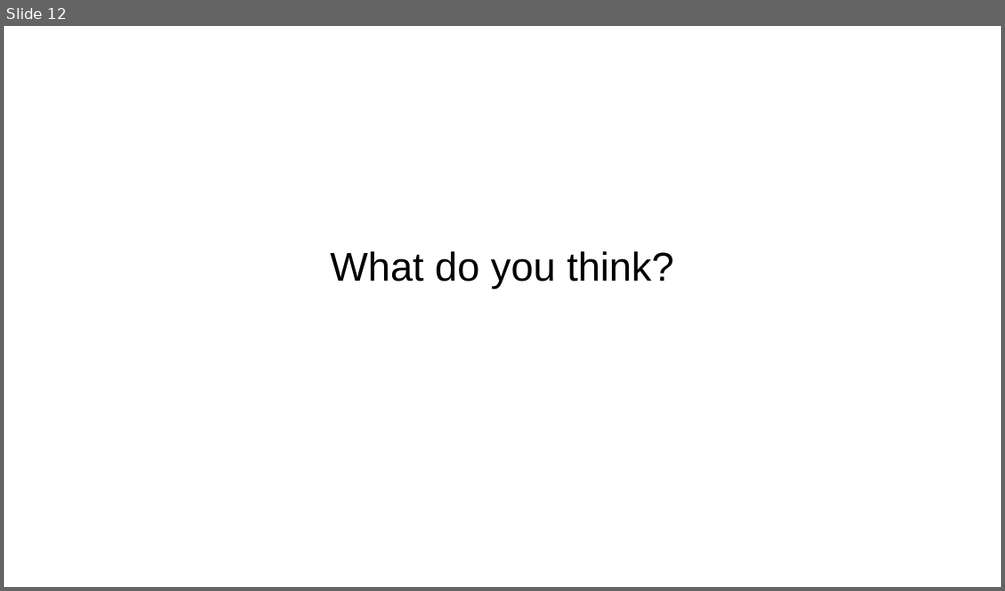
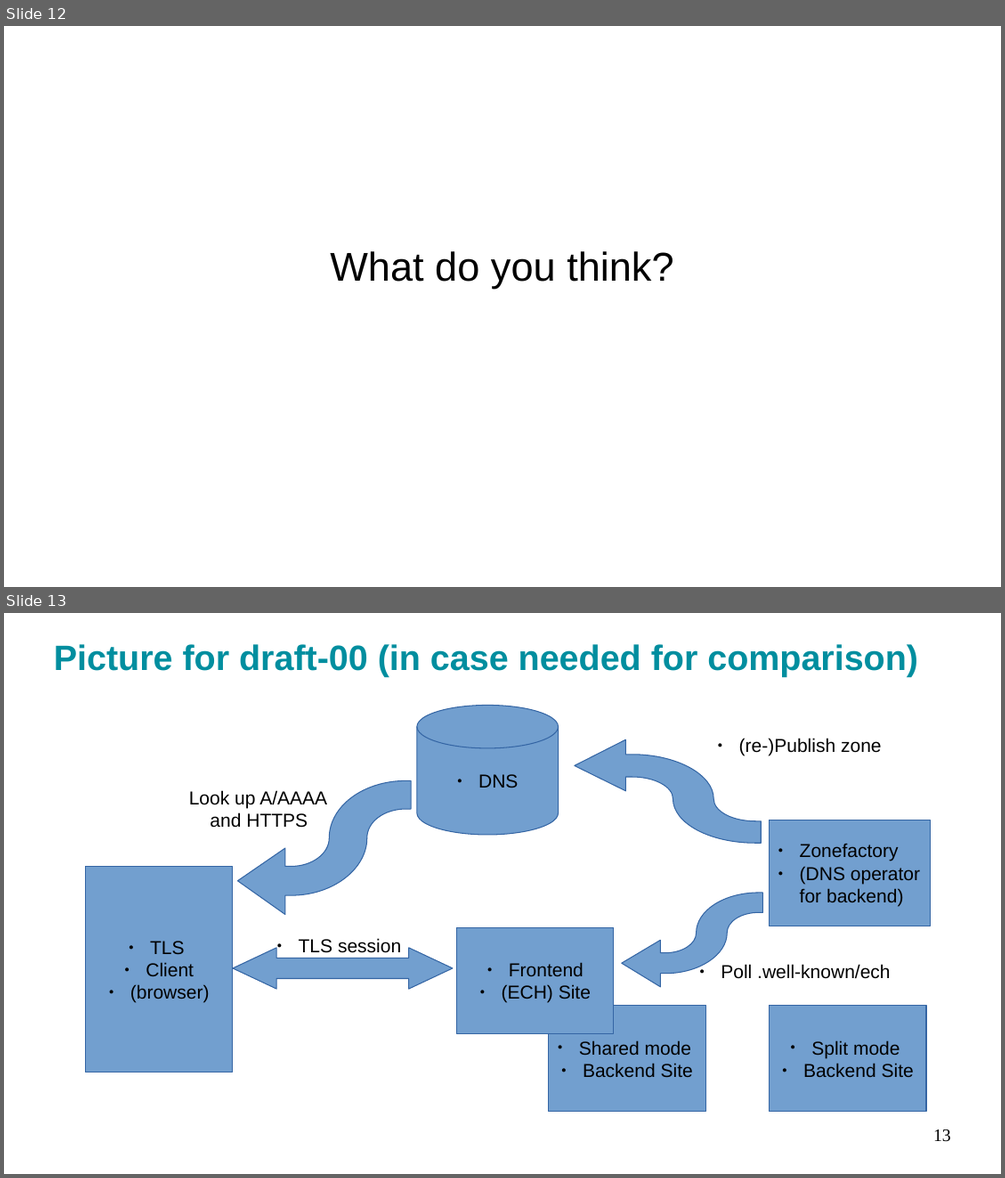
Before and after one commit to sftcd/wkesni, a slide deck: wkech-115-slides.odp. Shown one above the other, each under a label of ours: slide 12 before the commit, slides 12 and 13 after it. The pictures are 1005x591 and 1005x1178 pixels, drawn with LibreOffice and Linux fonts; fonts in the diff are those of the drawing. Boxes give left, top, right and bottom in pixels: in the first picture for what was removed or moved away, otherwise in the second. Text is boxed around its words. In the diff, an @@ line names an element or a change of style, - is before the commit and + after.

```diff
--- a/wkech-115-slides.odp
+++ b/wkech-115-slides.odp
@@ slide 13 added at [4, 613, 1001, 1174], background #FFFFFF @@
@@ text added at [54, 644, 918, 677], 28 pt, text #018E9F, bold @@
+Picture for draft-00 (in case needed for comparison)
@@ cylinder added at [417, 706, 558, 835], fill #729FCF, outline #3465A4 0.74 pt, 14.9 pt, text #000000 @@
+● DNS
@@ freeform shape added at [574, 739, 761, 843], fill #729FCF, outline #3465A4 0.74 pt @@
@@ text added at [739, 738, 882, 756], 14.9 pt, text #000000 @@
+● (re-)Publish zone
@@ text added at [189, 790, 327, 827], 14.9 pt, text #000000 @@
+Look up A/AAAA
+and HTTPS
@@ freeform shape added at [237, 780, 411, 914], fill #729FCF, outline #3465A4 0.74 pt @@
@@ rectangle added at [769, 820, 930, 926], fill #729FCF, outline #3465A4 0.74 pt, 14.9 pt, text #000000 @@
+● Zonefactory
+● (DNS operator
+  for backend)
@@ rectangle added at [85, 867, 233, 1072], fill #729FCF, outline #3465A4 0.74 pt, 14.9 pt, text #000000 @@
+● TLS
+● Client
+● (browser)
@@ freeform shape added at [622, 892, 763, 987], fill #729FCF, outline #3465A4 0.74 pt @@
@@ rectangle added at [457, 928, 615, 1034], fill #729FCF, outline #3465A4 0.74 pt, 14.9 pt, text #000000 @@
+● Frontend
+● (ECH) Site
@@ left right arrow added at [233, 948, 453, 989], fill #729FCF, outline #3465A4 0.74 pt @@
@@ text added at [299, 938, 401, 953], 14.9 pt, text #000000 @@
+● TLS session
@@ text added at [720, 964, 890, 979], 14.9 pt, text #000000 @@
+● Poll .well-known/ech
@@ rectangle added at [549, 1005, 706, 1111], fill #729FCF, outline #3465A4 0.74 pt, 14.9 pt, text #000000 @@
+● Shared mode
+● Backend Site
@@ rectangle added at [769, 1005, 927, 1111], fill #729FCF, outline #3465A4 0.74 pt, 14.9 pt, text #000000 @@
+● Split mode
+● Backend Site
@@ page number added at [933, 1129, 951, 1142], 14 pt, text #000000 @@
+13
```
Also in this commit, not shown: 3 slides changed, 1 other file.
